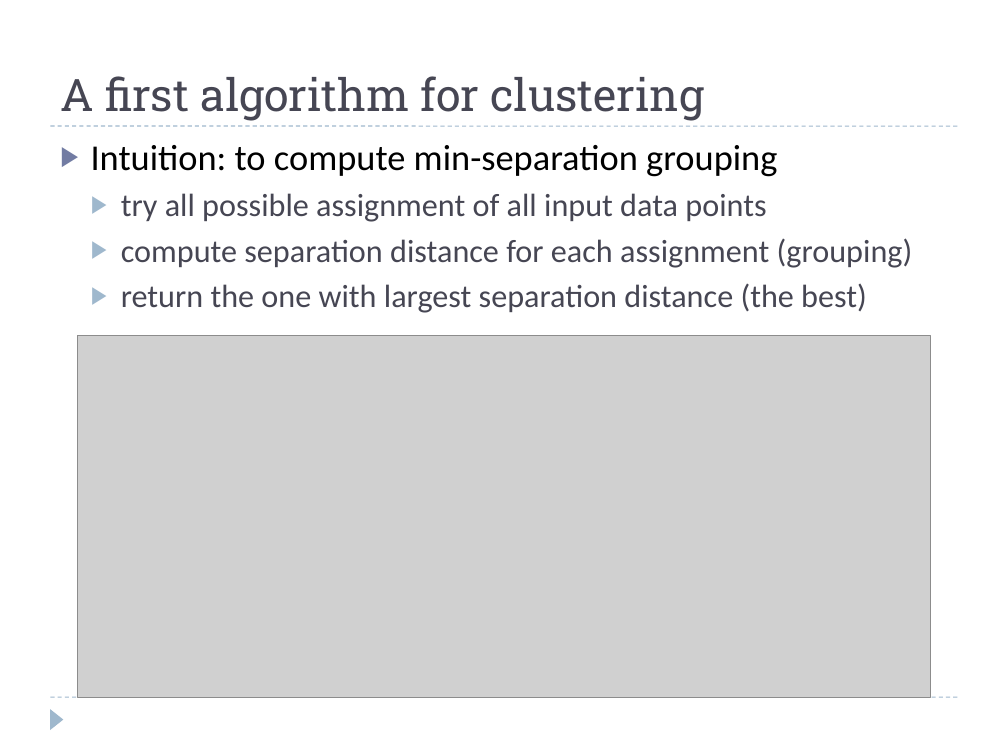
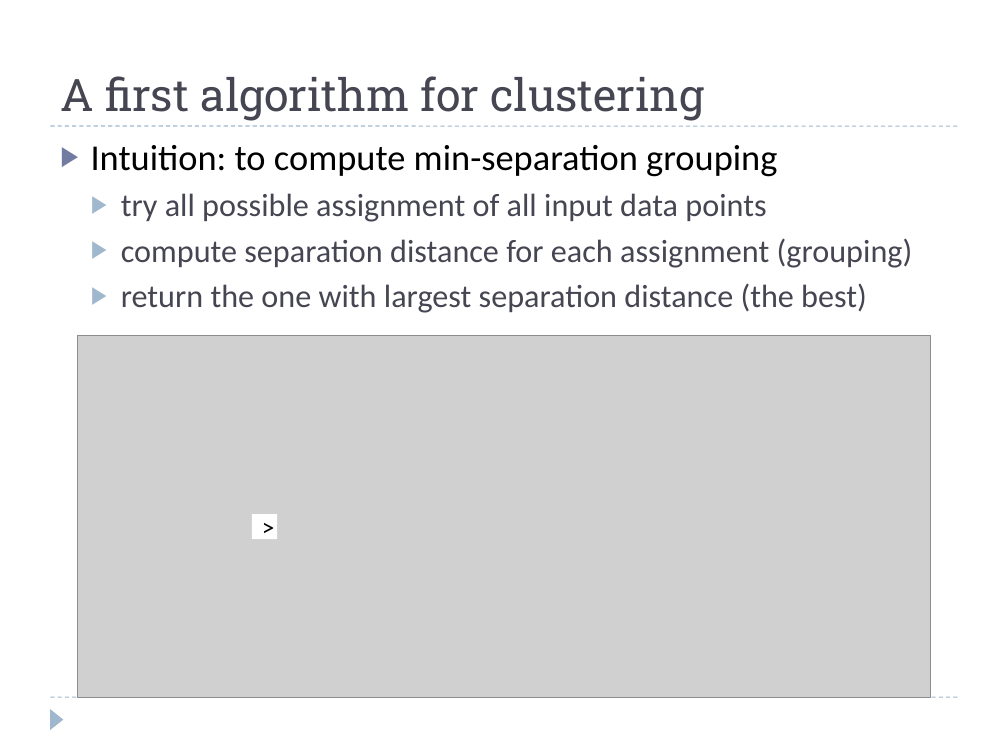
Before and after one commit to eldridgejm/dsc40b-2021-wi-public, a slide deck: slide 17 of published/lectures/01-intro/slides-wang.pptx. Drawn at 1008x756 pixels with LibreOffice and Linux fonts; fonts in the diff are those of the drawing; grey boxes stand for pictures. Boxes give left, top, right and bottom in pixels: in the first picture for what was removed or moved away, otherwise in the second. Text is boxed around its words. In the diff, an @@ line names an element or a change of style, - is before the commit and + after.

```diff
--- a/published/lectures/01-intro/slides-wang.pptx
+++ b/published/lectures/01-intro/slides-wang.pptx
@@ rectangle added at box(252, 514, 277, 539), fill #FFFFFF, 18 pt, text #000000 @@
+>
```
Also in this commit, not shown: 1 other file.
